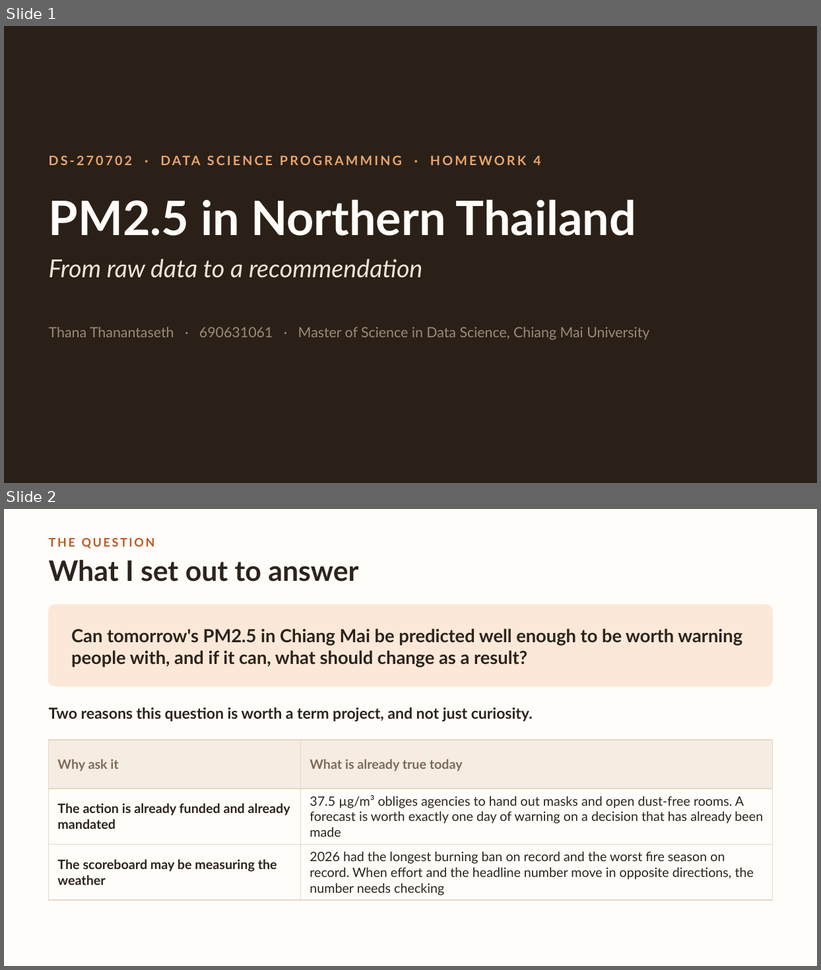
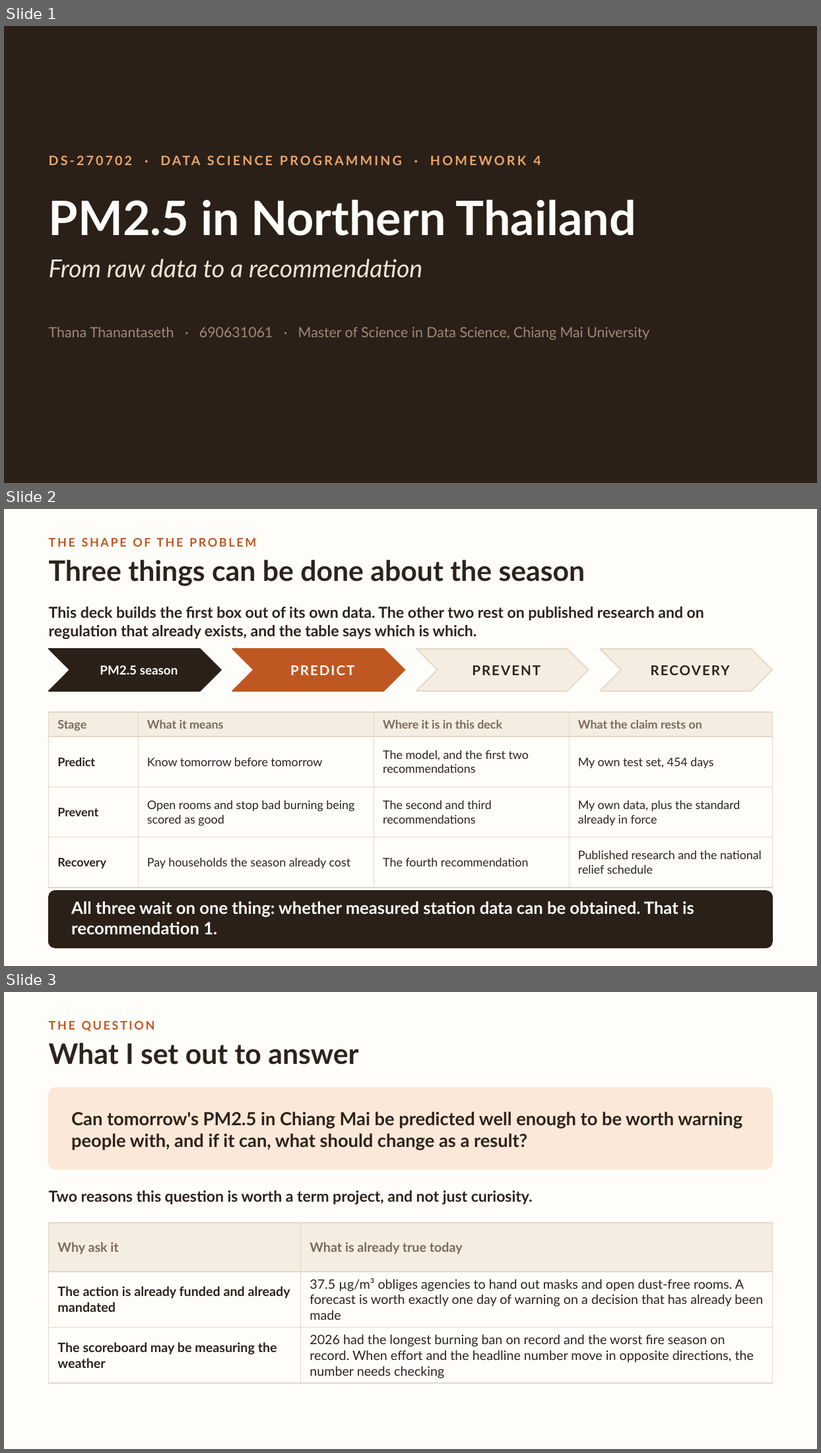
Before and after one commit to torthanantaseth/dsc-cmu-pm2.5-assignment, a slide deck: report/PM25_presentation.pptx. Shown one above the other, each under a label of ours: slides 1 and 2 before the commit, slides 1, 2 and 3 after it. The pictures are 821x970 and 821x1453 pixels, drawn with LibreOffice and Linux fonts; fonts in the diff are those of the drawing. Boxes give left, top, right and bottom in pixels: in the first picture for what was removed or moved away, otherwise in the second. Text is boxed around its words. In the diff, an @@ line names an element or a change of style, - is before the commit and + after.

Commit message:
Add the data-access recommendation and the problem-shape slide

```diff
--- a/report/PM25_presentation.pptx
+++ b/report/PM25_presentation.pptx
@@ slide 2 added at (4,509,817,966), background #FFFDFA @@
@@ text added at (49,538,256,547), 10.5 pt, text #BF5722, bold @@
+THE SHAPE OF THE PROBLEM
@@ text added at (49,560,585,586), 25 pt, text #2C231C, bold @@
+Three things can be done about the season
@@ text added at (49,606,704,639), 13.5 pt, text #2C231C, bold @@
+This deck builds the first box out of its own data. The other two rest on published research and on regulation that already exists, and the table says which is which.
@@ chevron added at (49,649,221,691), fill #2A2018, outline #2A2018 1 pt @@
@@ text added at (100,665,178,675), 11 pt, text #FFFDFA, bold @@
+PM2.5 season
@@ chevron added at (232,649,405,691), fill #BF5722, outline #BF5722 1 pt @@
@@ text added at (290,665,354,675), 12 pt, text #FFFDFA, bold @@
+PREDICT
@@ chevron added at (416,649,589,691), fill #F5EDE1, outline #E3D8C8 1 pt @@
@@ text added at (472,665,541,675), 12 pt, text #2C231C, bold @@
+PREVENT
@@ chevron added at (600,649,772,691), fill #F5EDE1, outline #E3D8C8 1 pt @@
@@ text added at (608,649,772,691), 12 pt, text #2C231C, bold @@
+RECOVERY
@@ table added at (49,712,772,877), 4 rows, 4 columns @@
+Stage | What it means | Where it is in this deck | What the claim rests on
+Predict | Know tomorrow before tomorrow | The model, and the first two recommendations | My own test set, 454 days
+Prevent | Open rooms and stop bad burning being scored as good | The second and third recommendations | My own data, plus the standard already in force
+Recovery | Pay households the season already cost | The fourth recommendation | Published research and the national relief schedule
@@ rounded rectangle added at (49,891,772,948), fill #2A2018, outline #2A2018 1 pt @@
@@ text added at (71,902,694,935), 15 pt, text #FFFDFA, bold @@
+All three wait on one thing: whether measured station data can be obtained. That is recommendation 1.
@@ what was slide 2 is now slide 3 @@
```
Also in this commit, not shown: 1 slide changed, 3 other files.
